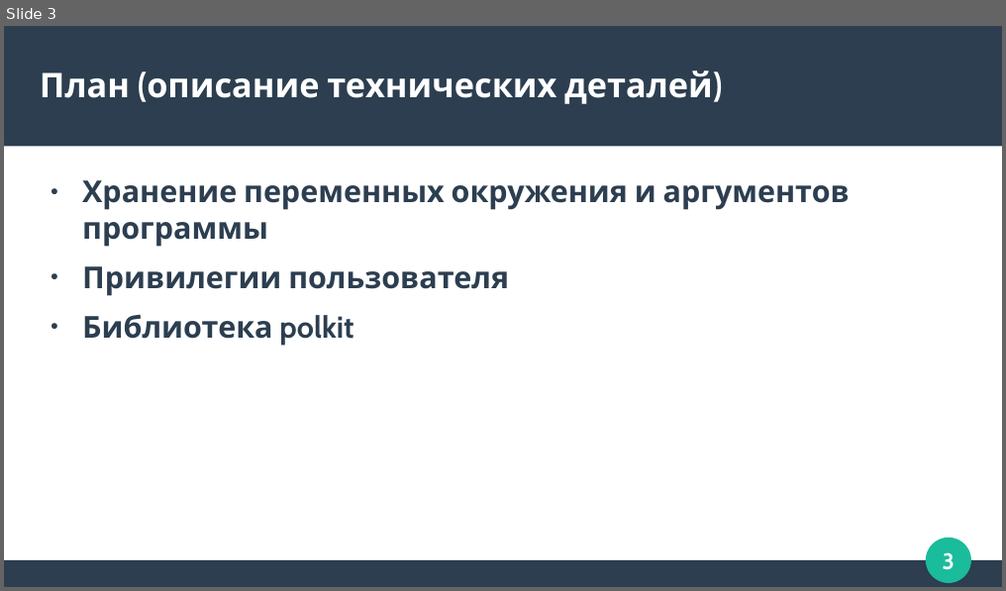
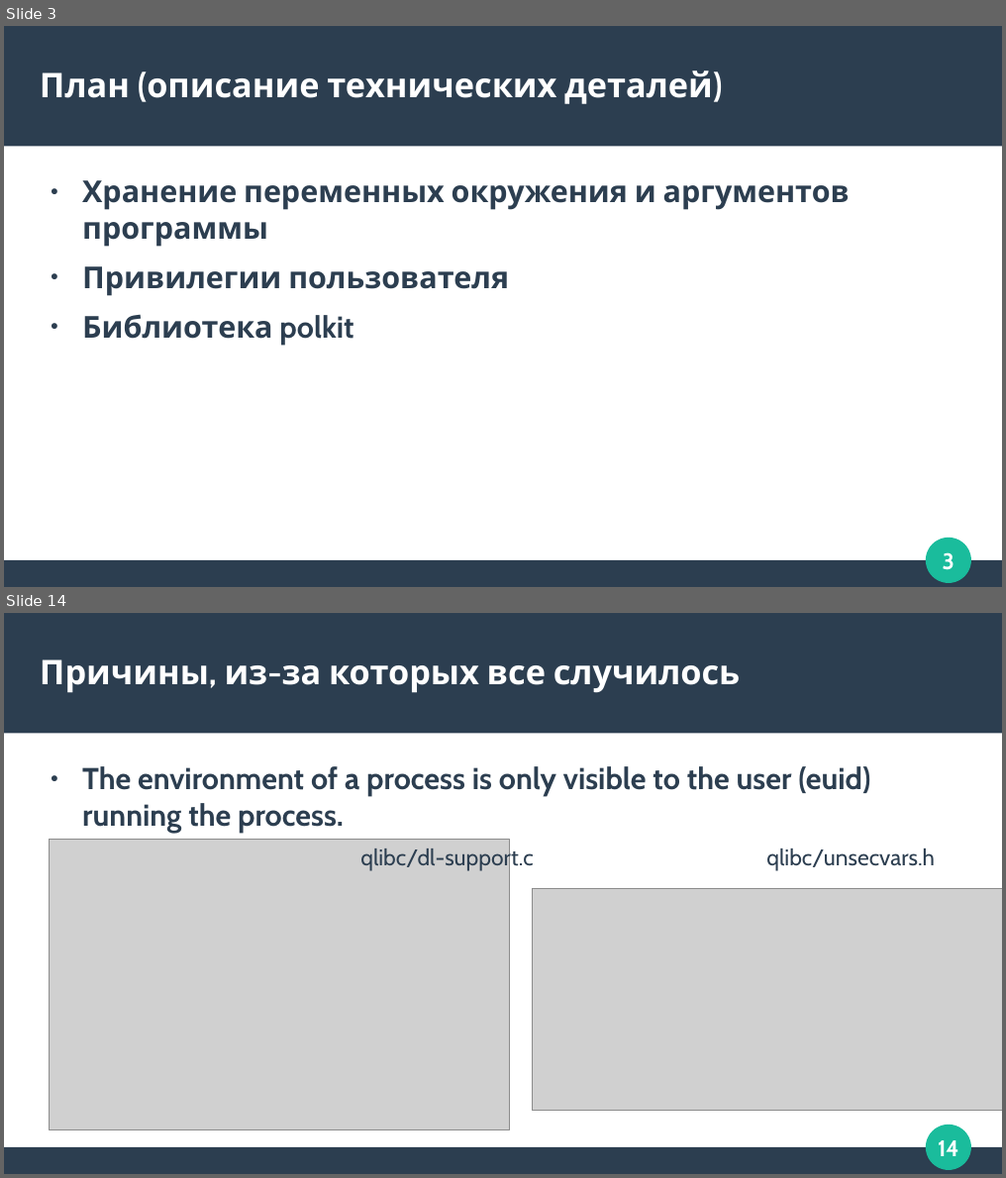
Before and after one commit to zubrailx/university-itmo, a slide deck: Year-3/Computer-architecture/lab-1/presentation.odp. Shown one above the other, each under a label of ours: slide 3 before the commit, slides 3 and 14 after it; the slides between them are not shown. The pictures are 1006x591 and 1006x1178 pixels, drawn with LibreOffice and Linux fonts; fonts in the diff are those of the drawing; grey boxes stand for pictures. Boxes give left, top, right and bottom in pixels: in the first picture for what was removed or moved away, otherwise in the second. Text is boxed around its words. In the diff, an @@ line names an element or a change of style, - is before the commit and + after.

```diff
--- a/Year-3/Computer-architecture/lab-1/presentation.odp
+++ b/Year-3/Computer-architecture/lab-1/presentation.odp
@@ slide 14 added at bbox=[4, 613, 1002, 1174], background #FFFFFF; not listed: 4 template elements that a slide beside it also shows @@
@@ title added at bbox=[40, 660, 741, 693], 27 pt, text #FFFFFF, bold @@
+Причины, из-за которых все случилось
@@ text added at bbox=[82, 766, 870, 833], 24 pt, text #2C3E50, bold @@
+● The environment of a process is only visible to the user (euid) running the process.
@@ picture added at bbox=[50, 840, 509, 1131] @@
@@ text added at bbox=[360, 846, 534, 871], 18 pt, text #2C3E50 @@
+qlibc/dl-support.c
@@ text added at bbox=[766, 849, 935, 871], 18 pt, text #2C3E50 @@
+qlibc/unsecvars.h
@@ picture added at bbox=[532, 889, 1002, 1111] @@
```
Also in this commit, not shown: 1 slide changed, 25 other slides added, 1 slide removed, 5 other files.
